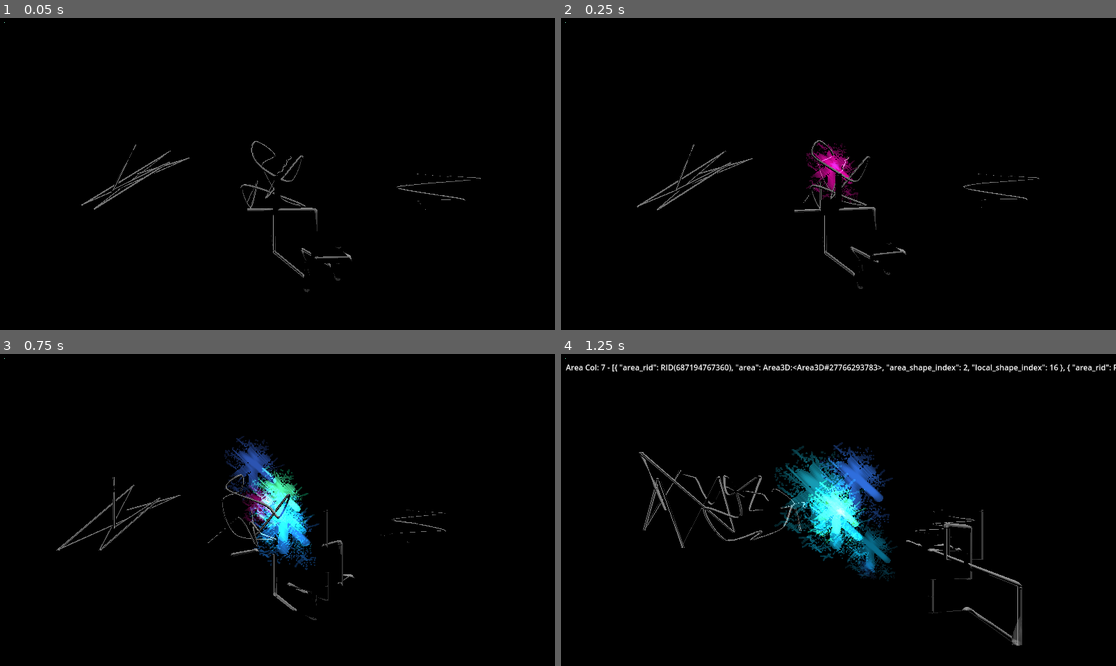
Above: before the commit, frames 1-4 (two rows, left to right).
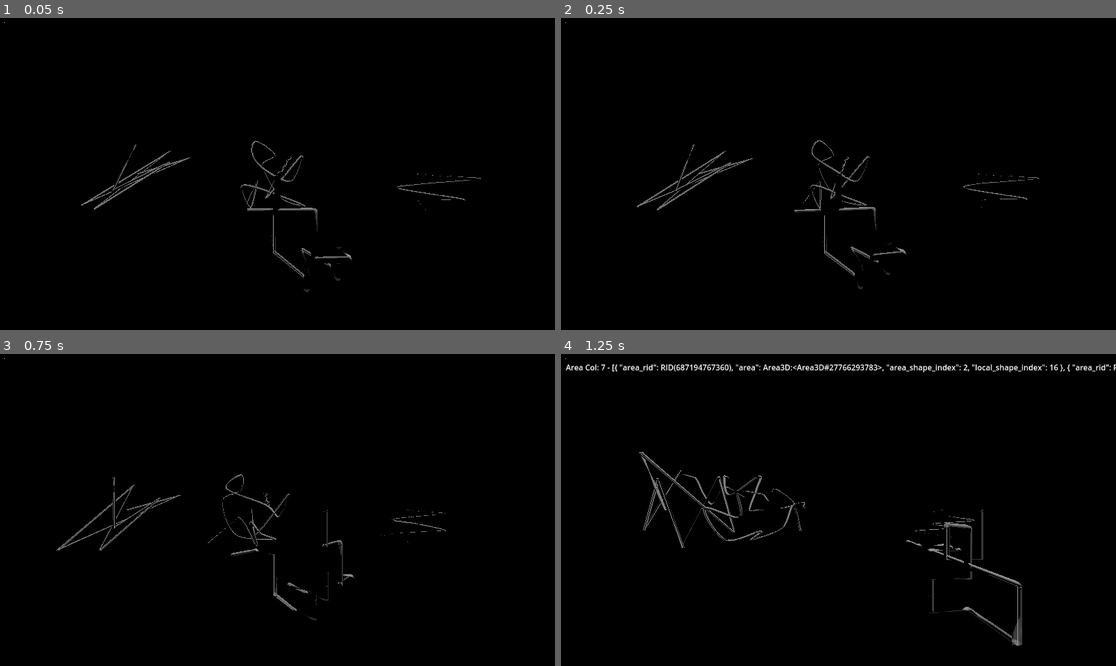
Above: after the commit, the same moments.

Repository: Kimau/LdJam54
Game: Godot game, scene res://TestLine.tscn
Two runs of this game, one before a commit and one after it. Both use one fixed random seed, a clock stepped at 60 frames per second and the inputs below. This scene is started directly instead of the project's main scene.
Inputs:
- Up to frame 1 (0.05 s): no input
- Up to frame 2 (0.25 s): no input
- Up to frame 3 (0.75 s): hold D from 0.53 s (still down); hold I from 0.53 s (still down)
- Up to frame 4 (1.25 s): keep holding D; keep holding I; tap Space at 0.77 s

Frame 1 is identical in both runs. In frame 2, 0.6% of the frame differs, in the area x 44-54%, y 39-60%; in frame 3, 2.9%; in frame 4, 4.7%, in the area x 38-61%, y 28-73%.

Commit message:
Ducky test approved now with sparkles

Diff:
--- a/main.tscn
+++ b/main.tscn
@@ -1,7 +1,9 @@
-[gd_scene load_steps=6 format=3 uid="uid://dgal27w8qki3w"]
+[gd_scene load_steps=35 format=3 uid="uid://dgal27w8qki3w"]
 
 [ext_resource type="Script" path="res://src/main.gd" id="1_awaun"]
 [ext_resource type="PackedScene" uid="uid://c3etwj80nnb0c" path="res://VR/xr_origin_3d.tscn" id="2_1uq8w"]
+[ext_resource type="Shader" path="res://sparkleShader.gdshader" id="3_1kw01"]
+[ext_resource type="Texture2D" uid="uid://dotxxahxmgles" path="res://sparkle.png" id="4_t6kt7"]
 
 [sub_resource type="ProceduralSkyMaterial" id="ProceduralSkyMaterial_tqq2i"]
 sky_top_color = Color(0.580392, 0.32549, 0.662745, 1)
@@ -16,6 +18,153 @@
 background_mode = 2
 sky = SubResource("Sky_u0fma")
 
+[sub_resource type="ShaderMaterial" id="ShaderMaterial_oot6q"]
+render_priority = 0
+shader = ExtResource("3_1kw01")
+shader_parameter/blur_size = 0.01
+shader_parameter/num_samples = 10
+shader_parameter/tex = ExtResource("4_t6kt7")
+
+[sub_resource type="Gradient" id="Gradient_v1xxl"]
+offsets = PackedFloat32Array(0, 0.252033, 0.878049, 0.97561)
+colors = PackedColorArray(0, 0, 0, 0, 1, 1, 1, 1, 0.277528, 0.277528, 0.277528, 1, 0, 0, 0, 0)
+
+[sub_resource type="GradientTexture1D" id="GradientTexture1D_8uqg2"]
+gradient = SubResource("Gradient_v1xxl")
+
+[sub_resource type="Curve" id="Curve_kndyh"]
+_data = [Vector2(0, 0), 0.0, 0.0, 0, 0, Vector2(0.246753, 0.905263), 0.0, 0.0, 0, 0, Vector2(0.75974, 0.473684), -3.89053, -3.89053, 0, 0, Vector2(1, 0), 0.0820787, 0.0, 0, 0]
+point_count = 4
+
+[sub_resource type="CurveTexture" id="CurveTexture_7nf4v"]
+curve = SubResource("Curve_kndyh")
+
+[sub_resource type="ParticleProcessMaterial" id="ParticleProcessMaterial_0okqn"]
+direction = Vector3(0, 1, 0)
+spread = 10.0
+gravity = Vector3(0, -4, 0)
+initial_velocity_min = 0.3
+initial_velocity_max = 1.0
+scale_min = 0.02
+scale_max = 0.07
+scale_curve = SubResource("CurveTexture_7nf4v")
+color = Color(0.0901961, 0, 0.890196, 1)
+color_ramp = SubResource("GradientTexture1D_8uqg2")
+hue_variation_min = -0.15
+hue_variation_max = 0.15
+
+[sub_resource type="QuadMesh" id="QuadMesh_63lbw"]
+
+[sub_resource type="Gradient" id="Gradient_3lpcx"]
+offsets = PackedFloat32Array(0, 0.130081, 0.918699, 0.97561)
+colors = PackedColorArray(0, 0, 0, 0, 1, 1, 1, 1, 0.0142752, 0.0142752, 0.0142752, 1, 0, 0, 0, 0)
+
+[sub_resource type="GradientTexture1D" id="GradientTexture1D_c87mo"]
+gradient = SubResource("Gradient_3lpcx")
+
+[sub_resource type="Curve" id="Curve_awa1e"]
+_data = [Vector2(0, 0), 0.0, 0.0, 0, 0, Vector2(0.246753, 0.905263), 0.0, 0.0, 0, 0, Vector2(0.75974, 0.473684), -3.89053, -3.89053, 0, 0, Vector2(1, 0), 0.0820787, 0.0, 0, 0]
+point_count = 4
+
+[sub_resource type="CurveTexture" id="CurveTexture_o6oiu"]
+curve = SubResource("Curve_awa1e")
+
+[sub_resource type="ParticleProcessMaterial" id="ParticleProcessMaterial_j3jc3"]
+direction = Vector3(0, 1, 0)
+spread = 106.39
+gravity = Vector3(0, -1, 0)
+initial_velocity_min = 0.1
+initial_velocity_max = 0.2
+damping_max = 1.0
+scale_min = 0.02
+scale_max = 0.07
+scale_curve = SubResource("CurveTexture_o6oiu")
+color = Color(0, 0.784314, 0, 1)
+color_ramp = SubResource("GradientTexture1D_c87mo")
+hue_variation_min = -0.15
+hue_variation_max = 0.15
+
+[sub_resource type="Gradient" id="Gradient_nwrg7"]
+offsets = PackedFloat32Array(0, 0.252033, 0.878049, 0.97561)
+colors = PackedColorArray(0, 0, 0, 0, 1, 1, 1, 1, 0.277528, 0.277528, 0.277528, 1, 0, 0, 0, 0)
+
+[sub_resource type="GradientTexture1D" id="GradientTexture1D_j847w"]
+gradient = SubResource("Gradient_nwrg7")
+
+[sub_resource type="Curve" id="Curve_ul77j"]
+_data = [Vector2(0, 0), 0.0, 0.0, 0, 0, Vector2(0.246753, 0.905263), 0.0, 0.0, 0, 0, Vector2(0.75974, 0.473684), -3.89053, -3.89053, 0, 0, Vector2(1, 0), 0.0820787, 0.0, 0, 0]
+point_count = 4
+
+[sub_resource type="CurveTexture" id="CurveTexture_tx8vu"]
+curve = SubResource("Curve_ul77j")
+
+[sub_resource type="ParticleProcessMaterial" id="ParticleProcessMaterial_xur6i"]
+direction = Vector3(0, 1, 0)
+spread = 180.0
+gravity = Vector3(0, 0, 0)
+initial_velocity_min = 0.33
+initial_velocity_max = 0.5
+damping_min = 1.0
+damping_max = 4.0
+scale_min = 0.02
+scale_max = 0.07
+scale_curve = SubResource("CurveTexture_tx8vu")
+color = Color(1, 1, 0.219608, 0.407843)
+color_ramp = SubResource("GradientTexture1D_j847w")
+hue_variation_max = 0.15
+
+[sub_resource type="Gradient" id="Gradient_7puci"]
+offsets = PackedFloat32Array(0, 0.252033, 0.878049, 0.97561)
+colors = PackedColorArray(0, 0, 0, 0, 1, 1, 1, 1, 0.277528, 0.277528, 0.277528, 1, 0, 0, 0, 0)
+
+[sub_resource type="GradientTexture1D" id="GradientTexture1D_8aufq"]
+gradient = SubResource("Gradient_7puci")
+
+[sub_resource type="Curve" id="Curve_vef2c"]
+_data = [Vector2(0, 0), 0.0, 0.0, 0, 0, Vector2(0.246753, 0.905263), 0.0, 0.0, 0, 0, Vector2(0.75974, 0.473684), -3.89053, -3.89053, 0, 0, Vector2(1, 0), 0.0820787, 0.0, 0, 0]
+point_count = 4
+
+[sub_resource type="CurveTexture" id="CurveTexture_7pcww"]
+curve = SubResource("Curve_vef2c")
+
+[sub_resource type="ParticleProcessMaterial" id="ParticleProcessMaterial_vir26"]
+direction = Vector3(0, 1, 0)
+spread = 23.15
+gravity = Vector3(0, 0.5, 0)
+initial_velocity_max = 0.1
+scale_min = 0.02
+scale_max = 0.07
+scale_curve = SubResource("CurveTexture_7pcww")
+color = Color(0.890196, 0, 0.0313726, 1)
+color_ramp = SubResource("GradientTexture1D_8aufq")
+hue_variation_min = -0.15
+hue_variation_max = 0.15
+
+[sub_resource type="Gradient" id="Gradient_osikp"]
+offsets = PackedFloat32Array(0, 0.252033, 0.878049, 0.97561)
+colors = PackedColorArray(0, 0, 0, 0, 1, 1, 1, 1, 0.277528, 0.277528, 0.277528, 1, 0, 0, 0, 0)
+
+[sub_resource type="GradientTexture1D" id="GradientTexture1D_j4xss"]
+gradient = SubResource("Gradient_osikp")
+
+[sub_resource type="Curve" id="Curve_2tdm1"]
+_data = [Vector2(0, 0), 0.0, 0.0, 0, 0, Vector2(0.246753, 0.905263), 0.0, 0.0, 0, 0, Vector2(0.75974, 0.473684), -3.89053, -3.89053, 0, 0, Vector2(1, 0), 0.0820787, 0.0, 0, 0]
+point_count = 4
+
+[sub_resource type="CurveTexture" id="CurveTexture_rpgy1"]
+curve = SubResource("Curve_2tdm1")
+
+[sub_resource type="ParticleProcessMaterial" id="ParticleProcessMaterial_jm16j"]
+direction = Vector3(0, 1, 0)
+spread = 180.0
+gravity = Vector3(0, 0, 0)
+initial_velocity_max = 1.0
+scale_min = 0.01
+scale_max = 0.03
+scale_curve = SubResource("CurveTexture_rpgy1")
+color = Color(1, 0.988235, 0.988235, 1)
+color_ramp = SubResource("GradientTexture1D_j4xss")
+
 [node name="main" type="Node3D"]
 script = ExtResource("1_awaun")
 
@@ -23,3 +172,61 @@
 
 [node name="WorldEnvironment" type="WorldEnvironment" parent="."]
 environment = SubResource("Environment_hlpr8")
+
+[node name="WaterMagic" type="GPUParticles3D" parent="."]
+transform = Transform3D(1, 0, 0, 0, 1, 0, 0, 0, 1, -0.831222, 0, 0)
+material_override = SubResource("ShaderMaterial_oot6q")
+ignore_occlusion_culling = true
+emitting = false
+amount = 50
+lifetime = 0.5
+visibility_aabb = AABB(-0.357904, -0.360972, -0.305816, 0.715808, 0.721943, 0.611633)
+transform_align = 1
+process_material = SubResource("ParticleProcessMaterial_0okqn")
+draw_pass_1 = SubResource("QuadMesh_63lbw")
+
+[node name="EarthMagic" type="GPUParticles3D" parent="."]
+transform = Transform3D(1, 0, 0, 0, 1, 0, 0, 0, 1, 0, 0, -0.78741)
+material_override = SubResource("ShaderMaterial_oot6q")
+ignore_occlusion_culling = true
+emitting = false
+amount = 50
+lifetime = 0.5
+visibility_aabb = AABB(-0.357904, -0.360972, -0.305816, 0.715808, 0.721943, 0.611633)
+transform_align = 1
+process_material = SubResource("ParticleProcessMaterial_j3jc3")
+draw_pass_1 = SubResource("QuadMesh_63lbw")
+
+[node name="AirMagic" type="GPUParticles3D" parent="."]
+transform = Transform3D(1, 0, 0, 0, 1, 0, 0, 0, 1, 0, 0, 0.71784)
+material_override = SubResource("ShaderMaterial_oot6q")
+ignore_occlusion_culling = true
+emitting = false
+amount = 50
+visibility_aabb = AABB(-0.357904, -0.360972, -0.305816, 0.715808, 0.721943, 0.611633)
+transform_align = 1
+process_material = SubResource("ParticleProcessMaterial_xur6i")
+draw_pass_1 = SubResource("QuadMesh_63lbw")
+
+[node name="FireMagic" type="GPUParticles3D" parent="."]
+transform = Transform3D(1, 0, 0, 0, 1, 0, 0, 0, 1, 0.864101, 0, 0)
+material_override = SubResource("ShaderMaterial_oot6q")
+ignore_occlusion_culling = true
+emitting = false
+amount = 50
+lifetime = 0.5
+visibility_aabb = AABB(-0.357904, -0.360972, -0.305816, 0.715808, 0.721943, 0.611633)
+transform_align = 1
+process_material = SubResource("ParticleProcessMaterial_vir26")
+draw_pass_1 = SubResource("QuadMesh_63lbw")
+
+[node name="MagicParticles" type="GPUParticles3D" parent="."]
+material_override = SubResource("ShaderMaterial_oot6q")
+ignore_occlusion_culling = true
+emitting = false
+amount = 50
+lifetime = 0.5
+visibility_aabb = AABB(-0.357904, -0.360972, -0.305816, 0.715808, 0.721943, 0.611633)
+transform_align = 1
+process_material = SubResource("ParticleProcessMaterial_jm16j")
+draw_pass_1 = SubResource("QuadMesh_63lbw")
--- a/pewParticles.tscn
+++ b/pewParticles.tscn
@@ -40,6 +40,7 @@
 
 [node name="MagicParticles" type="GPUParticles3D"]
 material_override = SubResource("ShaderMaterial_d3qbr")
+emitting = false
 visibility_aabb = AABB(-0.357904, -0.360972, -0.305816, 0.715808, 0.721943, 0.611633)
 transform_align = 1
 process_material = SubResource("ParticleProcessMaterial_alfsg")
--- a/src/main.gd
+++ b/src/main.gd
@@ -13,24 +13,26 @@
 var pendingRunes : Array[MagicRune] = []
 var holingArea : Array[Area3D] = []
 
-var spellEndPoint = Vector3.ZERO
-var spellEndDir = Vector3.ZERO
+var spellEndPoint : Vector3 = Vector3.ZERO
+var spellEndDir : Vector3 = Vector3.ZERO
 var validPos = false
 var liftingRune = false
 
 const RUNE_PREFAB = preload("res://magic_rune.tscn")
-const PEW_PREFAB = preload("res://pewParticles.tscn")
 const SPELL_SNAP = 0.5*0.3
 
-var partTip : GPUParticles3D
-var partSpellEnd : GPUParticles3D
-var partCollision : GPUParticles3D
+@onready var magicPart : GPUParticles3D = $MagicParticles
+@onready var magicFire : GPUParticles3D = $FireMagic
+@onready var magicWater : GPUParticles3D = $WaterMagic
+@onready var magicEarth : GPUParticles3D = $EarthMagic
+@onready var magicAir : GPUParticles3D = $AirMagic
 
 func _ready() -> void:
 	hmd.conLeft.button_pressed.connect(but_press_left)
 	hmd.conRight.button_pressed.connect(but_press_right)
 	hmd.conLeft.button_released.connect(but_release_left)
 	hmd.conRight.button_released.connect(but_release_right)
+
 
 	holingArea = []
 	var holdAreas = hmd.pendingRunes.find_children("*", "Area3D")
@@ -143,6 +145,12 @@
 # Called every frame. 'delta' is the elapsed time since the previous frame.
 func _process(delta: float) -> void:
 	wantToCast = hmd.conRight.get_float("trigger")
+
+	magicPart.global_position = hmd.wandTip.global_position # Fuck occlusion bugs
+	magicFire.global_position = hmd.wandTip.global_position # Fuck occlusion bugs
+	magicWater.global_position = hmd.wandTip.global_position # Fuck occlusion bugs
+	magicEarth.global_position = hmd.wandTip.global_position # Fuck occlusion bugs
+	magicAir.global_position = hmd.wandTip.global_position # Fuck occlusion bugs
 
 	if hmd.tipInArea == hmd.newSpellArea and wantToCast:
 		new_spell_sequence()
@@ -162,8 +170,8 @@
 	elif wantToSpawnRune > 0:
 		wantToSpawnRune = 0
 		spawn_new_rune()
-	elif wantToCast:
-		pick_book_rune()
+	else:
+		pick_book_rune(wantToCast)
 
 	for a in holingArea:
 		var isHovered = hmd.tipInArea == a
@@ -193,7 +201,34 @@
 			return b == RuneMesh.Element.Earth
 	return false
 
-func pick_book_rune():
+func get_rune_color(c : RuneMesh.Element) -> Color:
+	match c:
+		RuneMesh.Element.Fire:
+			return Color.RED
+		RuneMesh.Element.Water:
+			return Color.BLUE
+		RuneMesh.Element.Air:
+			return Color.GOLD
+		RuneMesh.Element.Earth:
+			return Color.DARK_GREEN
+	return Color.DIM_GRAY
+
+func get_sparkles(c : RuneMesh.Element) -> GPUParticles3D:
+	match c:
+		RuneMesh.Element.Fire:
+			return magicFire
+		RuneMesh.Element.Water:
+			return magicWater
+		RuneMesh.Element.Air:
+			return magicAir
+		RuneMesh.Element.Earth:
+			return magicEarth
+	return magicPart
+
+func emit_sparkle(c : RuneMesh.Element, p : Vector3):
+	get_sparkles(c).emit_particle(Transform3D(Basis(), p), Vector3.ZERO, Color.WHITE, Color.BLACK, GPUParticles3D.EMIT_FLAG_POSITION)
+
+func pick_book_rune(want_to_pick : bool):
 	for a in holingArea:
 		if hmd.tipInArea != a:
 			continue
@@ -203,8 +238,15 @@
 			return
 		var r : MagicRune = runes[0]
 
+		var wandTipPos : Vector3 = hmd.wandTip.global_position
+
 		var lr = last_rune()
 		if lr and opposite(lr.element, r.element):
+			emit_sparkle(lr.element, wandTipPos)
+			return
+
+		if not want_to_pick:
+			emit_sparkle(r.element, wandTipPos)
 			return
 
 		currRune = r
@@ -239,13 +281,15 @@
 	validPos = true
 	if last_rune():
 		if (tipPos - spellEndPoint).length() > SPELL_SNAP:
+			emit_sparkle(last_rune().element, spellEndPoint)
+			emit_sparkle(currRune.element, currRune.get_start_point())
 			validPos = false
 			currRune.extendToWorldPoint = tipPos
 			return
 
 		var cols = currRune.get_collisions()
 		for c in cols:
-			#DebugDraw3D.draw_sphere_hd(c, 0.008, Color.BLACK)
+			magicPart.emit_particle(Transform3D(Basis(), c), Vector3.ZERO, Color.DIM_GRAY, Color.BLACK, GPUParticles3D.EMIT_FLAG_POSITION )
 			validPos = false
 
 		currRune.extendToWorldPoint = spellEndPoint
